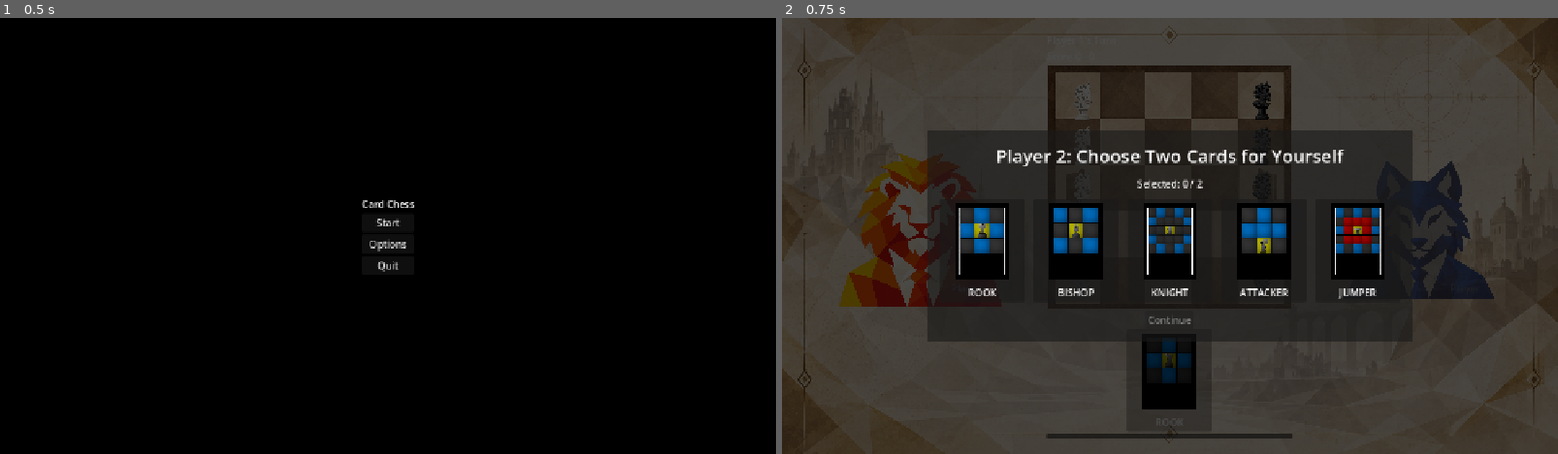
Above: before the commit, frames 1-2 (left to right).
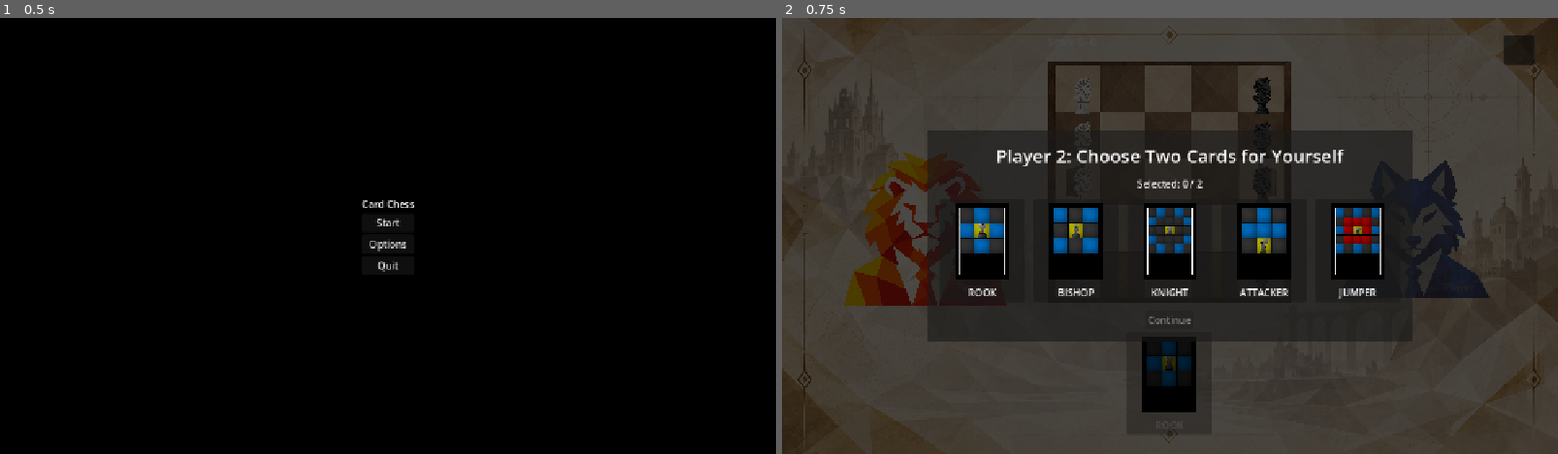
Above: after the commit, the same moments.

Repository: ryanh6/cardChess
Game: Godot game, scene res://scenes/main.tscn
The game is run twice, just before and just after one commit, with the same random seed, the same clock (stepped at 60 frames per second) and the same inputs. The project has no main scene, so this scene is started directly.
Inputs:
- Up to frame 1 (0.5 s): no input
- Up to frame 2 (0.75 s): click "Start" at 0.5 s

Frame 1 is identical in both runs. In frame 2, 3.6% of the frame differs, in the area x 7-97%, y 4-97%.

Commit message:
Moved pause button
Move the pause button into the upper right corner of the game screen

Diff:
--- a/scenes/screens/gameScreen.tscn
+++ b/scenes/screens/gameScreen.tscn
@@ -31,10 +31,10 @@
 anchor_bottom = 1.0
 grow_horizontal = 2
 grow_vertical = 2
-theme_override_constants/margin_left = 25
-theme_override_constants/margin_top = 25
-theme_override_constants/margin_right = 25
-theme_override_constants/margin_bottom = 25
+theme_override_constants/margin_left = 38
+theme_override_constants/margin_top = 28
+theme_override_constants/margin_right = 39
+theme_override_constants/margin_bottom = 32
 
 [node name="MainRows" type="HBoxContainer" parent="MainMargin" unique_id=48520874]
 layout_mode = 2
@@ -68,10 +68,6 @@
 [node name="GameStatus" type="VBoxContainer" parent="MainMargin/MainRows/CenterColumn" unique_id=148172950]
 layout_mode = 2
 
-[node name="TurnLabel" type="Label" parent="MainMargin/MainRows/CenterColumn/GameStatus" unique_id=825990565]
-unique_name_in_owner = true
-layout_mode = 2
-
 [node name="ScoreLabel" type="Label" parent="MainMargin/MainRows/CenterColumn/GameStatus" unique_id=2035720596]
 unique_name_in_owner = true
 layout_mode = 2
@@ -95,10 +91,6 @@
 layout_mode = 2
 
 [node name="WaitingCard" parent="MainMargin/MainRows/CenterColumn/WaitingCardCenter" unique_id=2009131815 instance=ExtResource("3_jys3q")]
-unique_name_in_owner = true
-layout_mode = 2
-
-[node name="PauseButton" type="Button" parent="MainMargin/MainRows/CenterColumn" unique_id=1624561454]
 unique_name_in_owner = true
 layout_mode = 2
 
@@ -129,3 +121,11 @@
 [node name="Player2Card2" parent="MainMargin/MainRows/Player2Column/Player2Hand" unique_id=1132798011 instance=ExtResource("3_jys3q")]
 unique_name_in_owner = true
 layout_mode = 2
+
+[node name="PauseButton" type="Button" parent="." unique_id=1624561454]
+unique_name_in_owner = true
+layout_mode = 0
+offset_left = 1191.0
+offset_top = 28.0
+offset_right = 1241.0
+offset_bottom = 78.0
--- a/scripts/interface/gameScreen.gd
+++ b/scripts/interface/gameScreen.gd
@@ -13,7 +13,6 @@
 @onready var playerOneCards: Array[CardInterface] = [%Player1Card1, %Player1Card2]
 @onready var playerTwoCards: Array[CardInterface] = [%Player2Card1, %Player2Card2]
 @onready var waitingCard: CardInterface = %WaitingCard
-@onready var turnLabel: Label = %TurnLabel
 @onready var scoreLabel: Label = %ScoreLabel
 @onready var pauseButton: Button = %PauseButton
 @onready var nextRoundButton: Button = %NextRoundButton
@@ -51,7 +50,6 @@
 		playerTwoColumn.modulate = Color(1, 1, 1, 1)
 		playerOneColumn.modulate = Color(0.5, 0.5, 0.5, 0.7)
 
-	turnLabel.text = "Player %d's Turn" % (game.currentPlayerID + 1)
 	scoreLabel.text = "Score %d - %d" % [game.playerList[0].roundsWon, game.playerList[1].roundsWon]
 
 	updateHand(0, playerOneCards)
